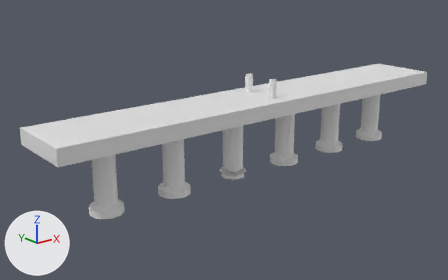
Before and after pictures for a commit that changed the Blender file CAD/6-well.blend.
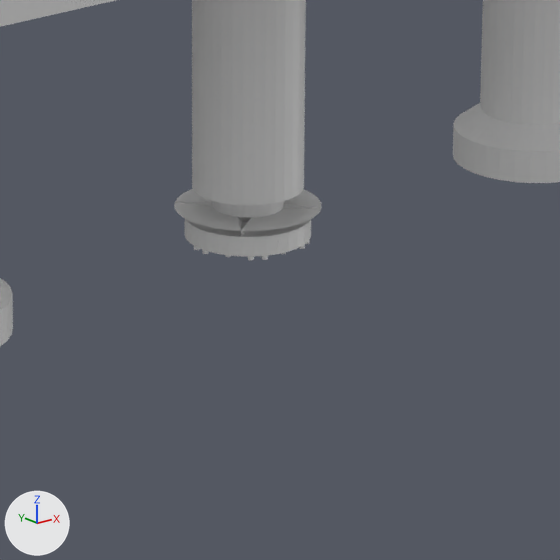
Each version is shown whole from a camera (50 mm lens) standing at (-111.3, -123.2, 59.5) and looking at (-8.6, 5.2, 8.2), then close up on the part from 42% to 64% of the width and 48% to 84% of the height. The lights are fixed; the arrows at lower left show +X, +Y and +Z.

Names of what the first close-up shows: 'network'.
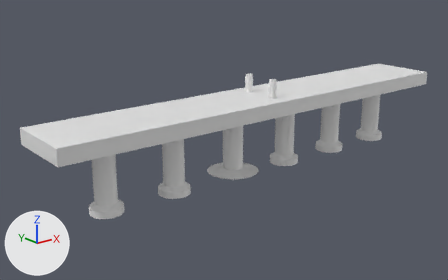
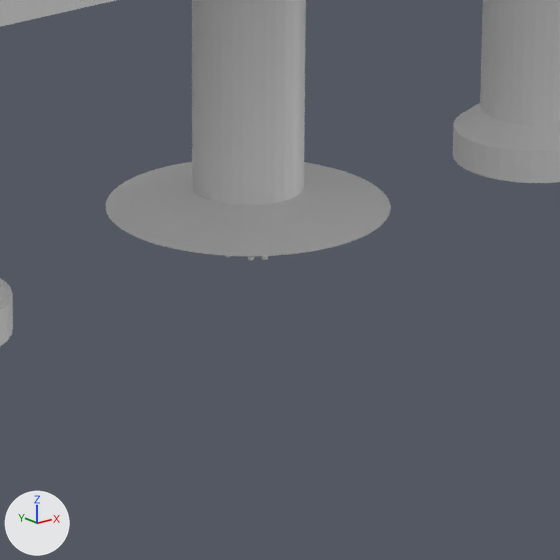
Commit message: adding faces

Boxes [x1, y1, x2, y2] around the edits, measured in the close-ups (560 x 560 px):
part 1 of me_circle_002, built on: before [185, 219, 311, 257]; after [106, 162, 391, 256]

Edits to the bpy script that builds the scene:
```text
Change me_circle_002:
    used by ob_network; location = (0.0, 0.0, 0.0)
    remove me_circle_002.from_pydata(...)  # 18287 vertices, 20481 faces, 320 loose edges; spans x -63.5..63.5, y -9.6..9.6, z -0.7..25.7
    add me_circle_002.from_pydata(...)  # 18351 vertices, 20641 faces, 256 loose edges; spans x -63.5..63.5, y -9.6..9.6, z -0.7..25.7
    me_circle_002 part 1
    32 faces are deleted
    128 loose edges are deleted
    64 vertices are added at x -15.7..-3.7, y -6.0..6.0, z 0.5
    64 loose edges are added
    192 new faces join them
```
